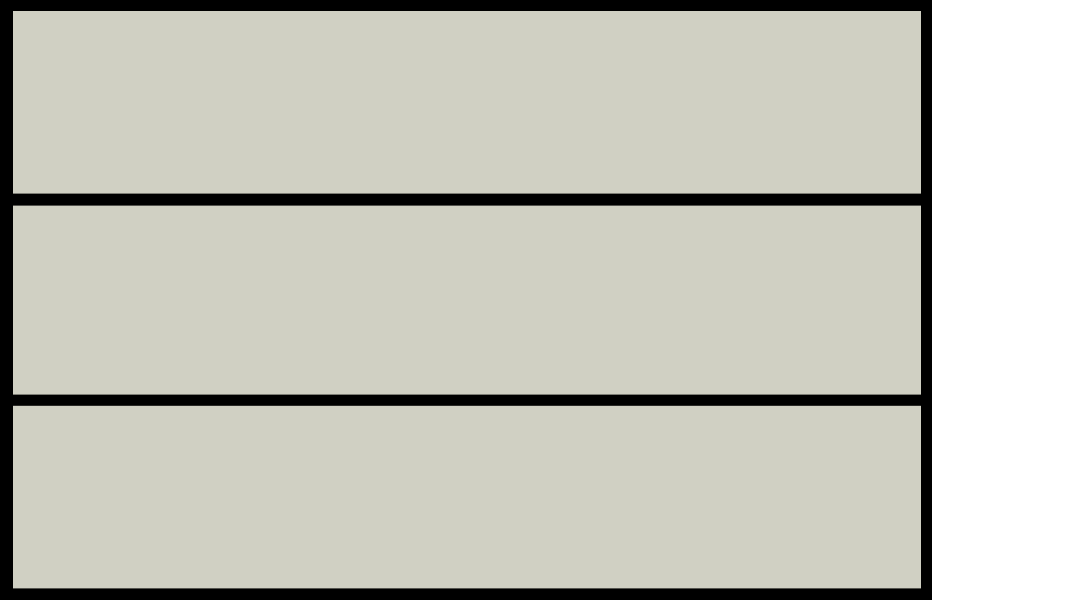
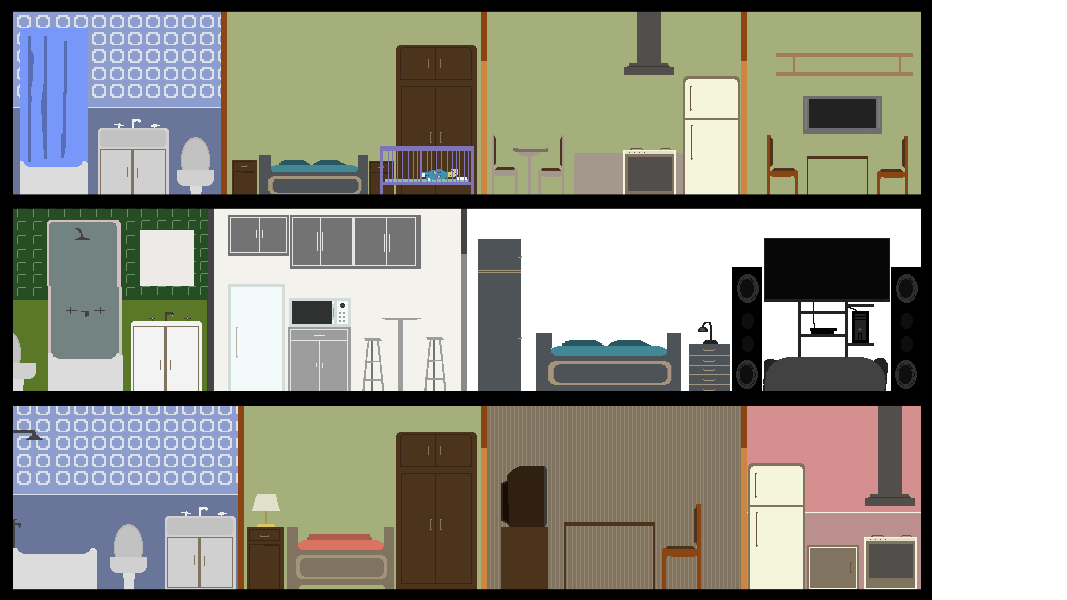
Layered file, before and after one edit (1067 x 600). Changes by layer:
painted on "Forma 1" over [13, 11, 921, 590]
added layer "Capa 1" above "Capa 3" over [13, 11, 921, 195]
added layer "Capa 3" above "Capa 2" over [13, 205, 921, 395]
added layer "Capa 2" above "Forma 2" over [13, 405, 921, 590]
